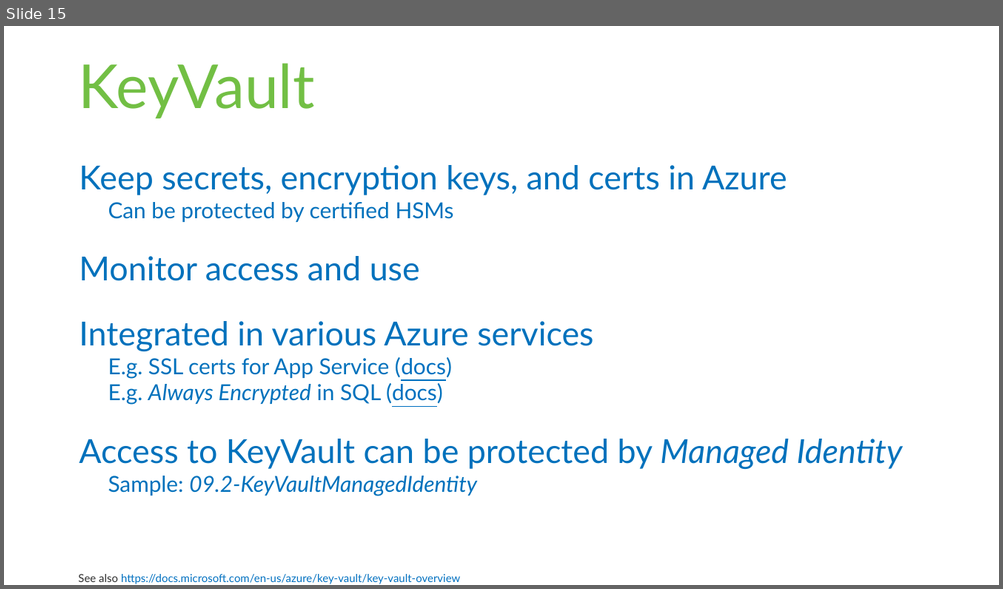
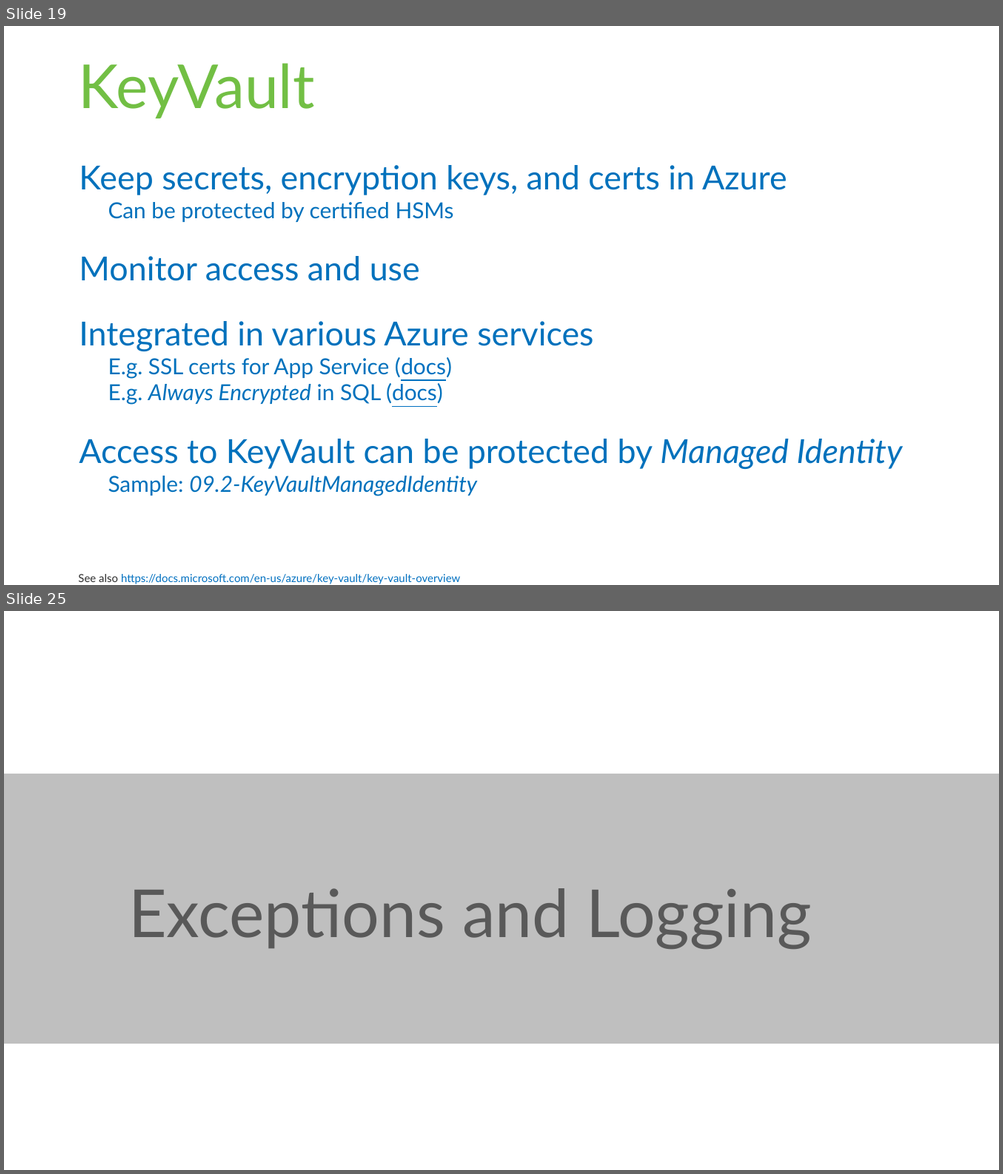
Before and after one commit to rstropek/SecureCodingDotNet, a slide deck: Slides/Secure-Coding-Dot-Net.pptx. Shown one above the other, each under a label of ours: slide 15 before the commit, slides 19 and 25 after it; the slides between them are not shown. The pictures are 1003x589 and 1003x1174 pixels, drawn with LibreOffice and Linux fonts; fonts in the diff are those of the drawing. Boxes give left, top, right and bottom in pixels: in the first picture for what was removed or moved away, otherwise in the second. Text is boxed around its words. In the diff, an @@ line names an element or a change of style, - is before the commit and + after.

```diff
--- a/Slides/Secure-Coding-Dot-Net.pptx
+++ b/Slides/Secure-Coding-Dot-Net.pptx
@@ slide 25 added at [4, 611, 999, 1170], background #FFFFFF @@
@@ rectangle added at [4, 774, 999, 1045], fill #BFBFBF @@
@@ title added at [128, 889, 811, 949], 48 pt, text #595959 @@
+Exceptions and Logging
@@ what was slide 15 is now slide 19 @@
```
Also in this commit, not shown: 1 slide changed, 22 other slides added, 1 slide removed, 1 other file.
